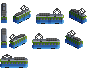
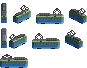
Comparing the layer stacks of the two w=87, h=68 images. Changes:
hid "door_ind" over [17, 12, 82, 24]
added layer "iv_features" above "2cc" over [0, 12, 87, 64]
